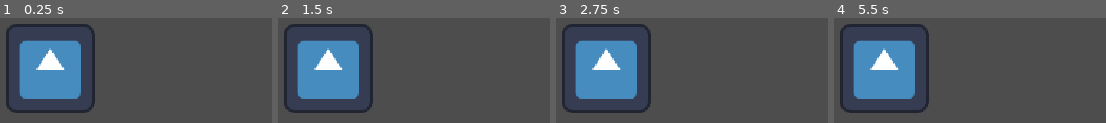
Above: before the commit, frames 1-4 (left to right).
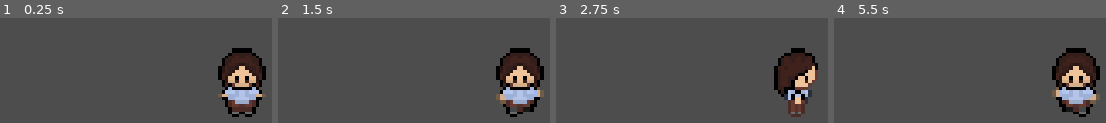
Above: after the commit, the same moments.

Repository: QvestionMark/experimental-platformer
Game: Godot game, scene res://Scenes/main.tscn
The game is run twice, just before and just after one commit, with the same random seed, the same clock (stepped at 60 frames per second) and the same inputs. The engine's default icon, where the game draws it, is replaced by a stand-in: a white triangle on a blue panel in a dark square.
Inputs:
- Up to frame 1 (0.25 s): no input
- Up to frame 2 (1.5 s): tap Enter at 0.5 s; hold D (walk_right, bound only after the commit) 0.53-1.28 s; tap Space at 1.25 s; hold S (walk_down, bound only after the commit) from 1.28 s (still down)
- Up to frame 3 (2.75 s): tap Enter at 2 s; release S (walk_down, bound only after the commit) at 2.03 s; hold D (walk_right, bound only after the commit) from 2.03 s (still down)
- Up to frame 4 (5.5 s): tap Space at 2.75, 5 s; release D (walk_right, bound only after the commit) at 2.78 s; hold W (walk_up, bound only after the commit) 2.78-3.53 s; tap Enter at 3.5 s; hold A (walk_left, bound only after the commit) 3.53-5.03 s; hold S (walk_down, bound only after the commit) from 5.03 s (still down)

The runs differ from the first frame. In frame 1, 25% of the frame differs, in the area x 2-98%, y 5-95%; in frame 2, 25%; in frame 3, 23%; in frame 4, 25%.

Commit message:
Player anim + movement

Diff:
--- /dev/null
+++ b/Scenes/player.gd
@@ -0,0 +1,32 @@
+extends CharacterBody2D
+var animSprite : AnimatedSprite2D
+
+func _ready() -> void:
+	animSprite = $AnimatedSprite2D
+
+func _process(delta: float) -> void:
+	velocity = Vector2()
+
+	if Input.is_action_pressed("walk_up"):
+		velocity.y -= 1
+	if Input.is_action_pressed("walk_down"):
+		velocity.y += 1
+	if Input.is_action_pressed("walk_left"):
+		velocity.x -= 1
+	if Input.is_action_pressed("walk_right"):
+		velocity.x += 1
+	if velocity.length_squared() == 0:
+		animSprite.stop()
+		animSprite.frame = 1
+	elif velocity.x != 0:
+		if velocity.x == 1:
+			animSprite.play("walk_right")
+		else:
+			animSprite.play("walk_left")
+	else:
+		if velocity.y == 1:
+			animSprite.play("walk_down")
+		else:
+			animSprite.play("walk_up")
+	velocity *= 50
+	move_and_slide()
--- a/Scenes/player.tscn
+++ b/Scenes/player.tscn
@@ -1,15 +1,170 @@
 [gd_scene format=3 uid="uid://mogt74s7c2cf"]
 
-[ext_resource type="Texture2D" uid="uid://0s5ramgin04d" path="res://Sprites/icon.svg" id="1_v0iea"]
+[ext_resource type="Script" uid="uid://b5wok0ljycj4v" path="res://Scenes/player.gd" id="1_cvnsp"]
+[ext_resource type="Texture2D" uid="uid://dnkkifnwdv7nn" path="res://Sprites/Sanne_trainerv3.png" id="2_6t5aa"]
 
 [sub_resource type="RectangleShape2D" id="RectangleShape2D_d7522"]
 size = Vector2(127, 127)
 
+[sub_resource type="AtlasTexture" id="AtlasTexture_vgqql"]
+atlas = ExtResource("2_6t5aa")
+region = Rect2(0, 0, 16, 21)
+
+[sub_resource type="AtlasTexture" id="AtlasTexture_x3wgy"]
+atlas = ExtResource("2_6t5aa")
+region = Rect2(16, 0, 16, 21)
+
+[sub_resource type="AtlasTexture" id="AtlasTexture_fkybt"]
+atlas = ExtResource("2_6t5aa")
+region = Rect2(0, 0, 16, 21)
+
+[sub_resource type="AtlasTexture" id="AtlasTexture_8erm5"]
+atlas = ExtResource("2_6t5aa")
+region = Rect2(48, 0, 16, 21)
+
+[sub_resource type="AtlasTexture" id="AtlasTexture_3smsa"]
+atlas = ExtResource("2_6t5aa")
+region = Rect2(32, 0, 16, 21)
+
+[sub_resource type="AtlasTexture" id="AtlasTexture_tx1dd"]
+atlas = ExtResource("2_6t5aa")
+region = Rect2(16, 21, 16, 21)
+
+[sub_resource type="AtlasTexture" id="AtlasTexture_f1ek2"]
+atlas = ExtResource("2_6t5aa")
+region = Rect2(0, 21, 16, 21)
+
+[sub_resource type="AtlasTexture" id="AtlasTexture_pu2lt"]
+atlas = ExtResource("2_6t5aa")
+region = Rect2(48, 21, 16, 21)
+
+[sub_resource type="AtlasTexture" id="AtlasTexture_gymyn"]
+atlas = ExtResource("2_6t5aa")
+region = Rect2(32, 21, 16, 21)
+
+[sub_resource type="AtlasTexture" id="AtlasTexture_7dp3o"]
+atlas = ExtResource("2_6t5aa")
+region = Rect2(16, 42, 16, 21)
+
+[sub_resource type="AtlasTexture" id="AtlasTexture_ukyrk"]
+atlas = ExtResource("2_6t5aa")
+region = Rect2(0, 42, 16, 21)
+
+[sub_resource type="AtlasTexture" id="AtlasTexture_fd4e3"]
+atlas = ExtResource("2_6t5aa")
+region = Rect2(48, 42, 16, 21)
+
+[sub_resource type="AtlasTexture" id="AtlasTexture_h4iuc"]
+atlas = ExtResource("2_6t5aa")
+region = Rect2(32, 42, 16, 21)
+
+[sub_resource type="AtlasTexture" id="AtlasTexture_igrcy"]
+atlas = ExtResource("2_6t5aa")
+region = Rect2(16, 63, 16, 21)
+
+[sub_resource type="AtlasTexture" id="AtlasTexture_qqcod"]
+atlas = ExtResource("2_6t5aa")
+region = Rect2(0, 63, 16, 21)
+
+[sub_resource type="AtlasTexture" id="AtlasTexture_l6n3p"]
+atlas = ExtResource("2_6t5aa")
+region = Rect2(48, 63, 16, 21)
+
+[sub_resource type="AtlasTexture" id="AtlasTexture_fs7ks"]
+atlas = ExtResource("2_6t5aa")
+region = Rect2(32, 63, 16, 21)
+
+[sub_resource type="SpriteFrames" id="SpriteFrames_d7522"]
+animations = [{
+"frames": [{
+"duration": 1.0,
+"texture": SubResource("AtlasTexture_vgqql")
+}],
+"loop": 0,
+"name": &"idle",
+"speed": 5.0
+}, {
+"frames": [{
+"duration": 1.0,
+"texture": SubResource("AtlasTexture_x3wgy")
+}, {
+"duration": 1.0,
+"texture": SubResource("AtlasTexture_fkybt")
+}, {
+"duration": 1.0,
+"texture": SubResource("AtlasTexture_8erm5")
+}, {
+"duration": 1.0,
+"texture": SubResource("AtlasTexture_3smsa")
+}],
+"loop": 0,
+"name": &"walk_down",
+"speed": 5.0
+}, {
+"frames": [{
+"duration": 1.0,
+"texture": SubResource("AtlasTexture_tx1dd")
+}, {
+"duration": 1.0,
+"texture": SubResource("AtlasTexture_f1ek2")
+}, {
+"duration": 1.0,
+"texture": SubResource("AtlasTexture_pu2lt")
+}, {
+"duration": 1.0,
+"texture": SubResource("AtlasTexture_gymyn")
+}],
+"loop": 0,
+"name": &"walk_left",
+"speed": 5.0
+}, {
+"frames": [{
+"duration": 1.0,
+"texture": SubResource("AtlasTexture_7dp3o")
+}, {
+"duration": 1.0,
+"texture": SubResource("AtlasTexture_ukyrk")
+}, {
+"duration": 1.0,
+"texture": SubResource("AtlasTexture_fd4e3")
+}, {
+"duration": 1.0,
+"texture": SubResource("AtlasTexture_h4iuc")
+}],
+"loop": 0,
+"name": &"walk_right",
+"speed": 5.0
+}, {
+"frames": [{
+"duration": 1.0,
+"texture": SubResource("AtlasTexture_igrcy")
+}, {
+"duration": 1.0,
+"texture": SubResource("AtlasTexture_qqcod")
+}, {
+"duration": 1.0,
+"texture": SubResource("AtlasTexture_l6n3p")
+}, {
+"duration": 1.0,
+"texture": SubResource("AtlasTexture_fs7ks")
+}],
+"loop": 0,
+"name": &"walk_up",
+"speed": 5.0
+}]
+
 [node name="player" type="CharacterBody2D" unique_id=1556499869]
+script = ExtResource("1_cvnsp")
 
 [node name="CollisionShape2D" type="CollisionShape2D" parent="." unique_id=201957734]
 position = Vector2(0.5, 0.5)
 shape = SubResource("RectangleShape2D_d7522")
 
-[node name="Sprite2D" type="Sprite2D" parent="." unique_id=1255620060]
-texture = ExtResource("1_v0iea")
+[node name="AnimatedSprite2D" type="AnimatedSprite2D" parent="." unique_id=98392381]
+texture_filter = 1
+sprite_frames = SubResource("SpriteFrames_d7522")
+animation = &"walk_up"
+autoplay = "idle"
+
+[node name="Camera2D" type="Camera2D" parent="." unique_id=187986623]
+zoom = Vector2(5, 5)
--- a/project.godot
+++ b/project.godot
@@ -20,6 +20,29 @@
 window/stretch/mode="canvas_items"
 window/stretch/aspect="expand"
 
+[input]
+
+walk_up={
+"deadzone": 0.2,
+"events": [Object(InputEventKey,"resource_local_to_scene":false,"resource_name":"","device":-1,"window_id":0,"alt_pressed":false,"shift_pressed":false,"ctrl_pressed":false,"meta_pressed":false,"pressed":false,"keycode":0,"physical_keycode":87,"key_label":0,"unicode":119,"location":0,"echo":false,"script":null)
+]
+}
+walk_down={
+"deadzone": 0.2,
+"events": [Object(InputEventKey,"resource_local_to_scene":false,"resource_name":"","device":-1,"window_id":0,"alt_pressed":false,"shift_pressed":false,"ctrl_pressed":false,"meta_pressed":false,"pressed":false,"keycode":0,"physical_keycode":83,"key_label":0,"unicode":115,"location":0,"echo":false,"script":null)
+]
+}
+walk_right={
+"deadzone": 0.2,
+"events": [Object(InputEventKey,"resource_local_to_scene":false,"resource_name":"","device":-1,"window_id":0,"alt_pressed":false,"shift_pressed":false,"ctrl_pressed":false,"meta_pressed":false,"pressed":false,"keycode":0,"physical_keycode":68,"key_label":0,"unicode":100,"location":0,"echo":false,"script":null)
+]
+}
+walk_left={
+"deadzone": 0.2,
+"events": [Object(InputEventKey,"resource_local_to_scene":false,"resource_name":"","device":-1,"window_id":0,"alt_pressed":false,"shift_pressed":false,"ctrl_pressed":false,"meta_pressed":false,"pressed":false,"keycode":0,"physical_keycode":65,"key_label":0,"unicode":97,"location":0,"echo":false,"script":null)
+]
+}
+
 [physics]
 
 3d/physics_engine="Jolt Physics"
Not shown, added: Scenes/player.gd.uid
Binary file removed: Sprites/Sanne_trainerv1.png
Binary file added: Sprites/Sanne_trainerv3.png
Not shown, changed: Sprites/Sanne_trainerv3.png.import
